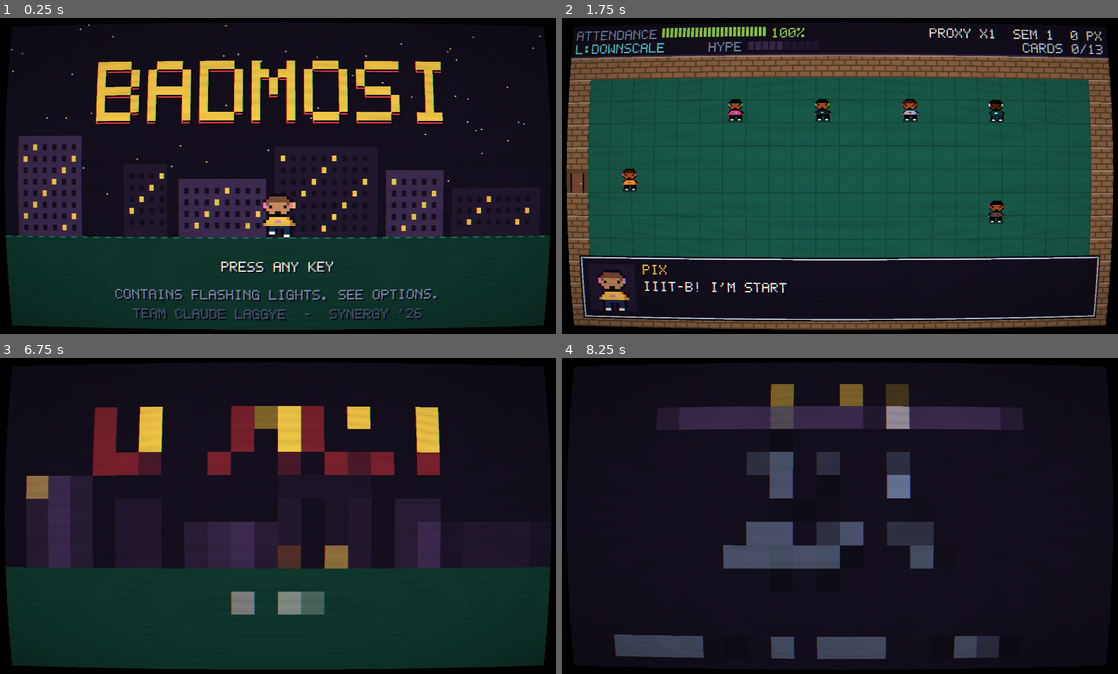
Above: before the commit, frames 1-4 (two rows, left to right).
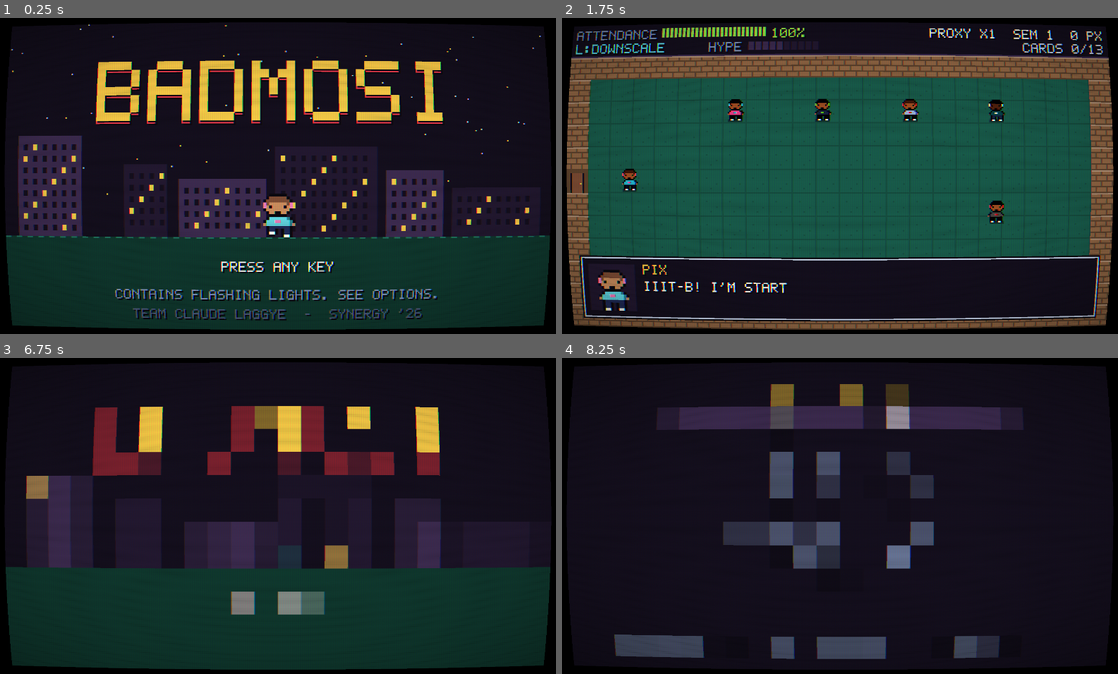
Above: after the commit, the same moments.

Repository: Paradox-73/Badmosi
Game: Godot game, scene res://scenes/main.tscn
Same seed, same stepped clock (60 frames per second), same inputs: the game is played once before the commit and once after it.
Inputs (mouse positions are in pixels of both pictures, inside the frame that each line leads up to):
- Up to frame 1 (0.25 s): no input
- Up to frame 2 (1.75 s): tap Enter at 0.5 s; move the mouse to (962, 160) at 0.52 s; hold D (right) 0.53-1.25 s; hold K (dodge) 0.53-1.25 s; click (962, 160) at 0.67 s; tap Space at 0.77, 1.25 s; tap F (fit) at 0.8 s; drag from (728, 191) to (812, 239) at 1.27 s
- Up to frame 3 (6.75 s): move the mouse to (333, 446) at 2.02 s; hold D (right) 2.03-2.75 s; hold L (special) 2.03-2.75 s; tap K (dodge) at 2.3 s; drag from (250, 579) to (111, 468) at 2.77 s; move the mouse to (444, 563) at 3.52 s; hold A (left) 3.53-4.25 s; hold K (dodge) 3.53-4.25 s; tap Space at 3.77, 6.5 s; tap L (special) at 3.8 s; tap F11 (fullscreen) at 4.15 s; tap Enter at 4.25 s; drag from (111, 468) to (194, 437) at 4.27 s; move the mouse to (305, 516) at 5.02 s; hold S (down) 5.03-5.75 s; hold L (special) 5.03-5.75 s; click (305, 516) at 5.17 s; tap F (fit) at 5.3 s; tap Escape (pause) at 5.65 s; drag from (194, 437) to (166, 531) at 5.77 s; move the mouse to (400, 500) at 6.52 s; hold W (up) from 6.53 s (still down); hold K (dodge) from 6.53 s (still down); tap Z at 6.6 s
- Up to frame 4 (8.25 s): tap Space at 6.77 s; release W (up) at 7.25 s; release K (dodge) at 7.25 s; drag from (728, 531) to (812, 579) at 7.27 s; tap Enter at 8 s; move the mouse to (895, 446) at 8.02 s; hold S (down) from 8.03 s (still down); hold L (special) from 8.03 s (still down); tap X at 8.1 s

The runs differ from the first frame. In frame 1, 0.1% of the frame differs, in the area x 47-53%, y 62-66%; in frame 2, 0.1%; in frame 3, 0.3%; in frame 4, 5.7%, in the area x 28-67%, y 29-67%.

Commit message:
Add the 21-character roster with perks, food buffs and run counters

Diff:
--- a/scripts/autoload/game.gd
+++ b/scripts/autoload/game.gd
@@ -17,6 +17,14 @@
 	{"id": "pi", "name": "PI SHIELD", "cards": 12, "cost": 6},
 ]
 
+## Short-lived boosts from campus food. Each lasts until the next club is over.
+const BUFFS := {
+	"speed": {"name": "COLD COFFEE", "desc": "+25% MOVE SPEED"},
+	"power": {"name": "TRUFFLES ORDER", "desc": "+25% FIGHT DAMAGE"},
+	"guard": {"name": "CAPPUCCINO", "desc": "-25% ATTENDANCE LOSS"},
+	"upset": {"name": "PET KHARAB", "desc": "-25% MOVE SPEED, WASHROOM BREAKS"},
+}
+
 var main: Node = null
 
 # Run state
@@ -28,6 +36,11 @@
 var hype := 0
 var special_idx := 0
 var cards := {}          # club id -> "straight" or "flipped"
+var character := "kanav" # Roster id of the player's character
+var buffs := {}          # buff id -> clubs left (see BUFFS)
+var tallies := {}        # run counters for the end-of-sem summary
+var dhairya := 100.0     # Sachan's patience meter
+var rage_t := 0.0        # seconds of Sachan's rage left
 var practice := false    # true when a club was opened from club select
 var autoplay := false    # --autoplay: scenes advance themselves, for frame captures
 
@@ -37,7 +50,7 @@
 var assist_double := false
 var opts := {
 	"music": 0.7, "sfx": 0.8, "clean_text": false, "shake": true,
-	"reduce_flash": false, "fullscreen": false, "rhythm_offset": 0, "hoodie": 0, "crt": true,
+	"reduce_flash": false, "fullscreen": false, "rhythm_offset": 0, "crt": true,
 }
 
 
@@ -116,12 +129,12 @@
 
 ## Multiplier on timing windows.
 func window_mult() -> float:
-	return [1.5, 1.0, 0.7][difficulty]
+	return [1.5, 1.0, 0.7][difficulty] * (1.0 + stat("window"))
 
 
 ## Multiplier on minigame timers.
 func time_mult() -> float:
-	return [1.5, 1.0, 0.75][difficulty]
+	return [1.5, 1.0, 0.75][difficulty] * (1.0 + stat("time"))
 
 
 func max_attackers() -> int:
@@ -139,6 +152,10 @@
 	hype = 0
 	special_idx = 0
 	cards = {}
+	buffs = {}
+	tallies = {}
+	dhairya = 100.0
+	rage_t = 0.0
 	practice = false
 	stats_changed.emit()
 
@@ -147,7 +164,13 @@
 func hurt(pct: float) -> void:
 	if assist_invincible or pct <= 0.0:
 		return
-	var loss := pct * dmg_mult() * pow(0.95, sem - 1)
+	var loss := pct * dmg_mult() * pow(0.95, sem - 1) * (1.0 - stat("guard"))
+	if has_buff("guard"):
+		loss *= 0.75
+	if quirk() == "dhairya" and rage_t <= 0.0:
+		dhairya = maxf(0.0, dhairya - loss * 2.5)
+		if dhairya <= 0.0:
+			rage_t = 6.0
 	attendance = maxf(0.0, attendance - loss)
 	stats_changed.emit()
 	if attendance <= 0.0:
@@ -166,6 +189,8 @@
 
 
 func add_pixels(n: int) -> void:
+	if n > 0:
+		n = roundi(n * (1.0 + stat("px")))
 	pixels = maxi(0, pixels + n)
 	stats_changed.emit()
 
@@ -176,7 +201,78 @@
 
 
 func player_dmg_mult() -> float:
-	return (1.0 + 0.1 * (sem - 1)) * (2.0 if assist_double else 1.0)
+	var m := (1.0 + 0.1 * (sem - 1)) * (2.0 if assist_double else 1.0) * (1.0 + stat("dmg"))
+	if has_buff("power"):
+		m *= 1.25
+	if rage_t > 0.0:
+		m *= 2.0
+	return m
+
+
+func speed_mult() -> float:
+	var m := 1.0 + stat("speed")
+	if has_buff("speed"):
+		m += 0.25
+	if has_buff("upset"):
+		m -= 0.25
+	if rage_t > 0.0:
+		m += 0.3
+	return m
+
+
+# ---------------------------------------------------------------- character
+
+func char_data() -> Dictionary:
+	return Roster.get_char(character)
+
+
+func char_name() -> String:
+	return char_data().name
+
+
+## The character's perk value for a key (see Roster), 0 if it has none.
+func stat(key: String) -> float:
+	return float(char_data().perks.get(key, 0.0))
+
+
+func quirk() -> String:
+	return char_data().get("quirk", "")
+
+
+func _process(delta: float) -> void:
+	if get_tree().paused:
+		return
+	if rage_t > 0.0:
+		rage_t -= delta
+		if rage_t <= 0.0:
+			dhairya = 100.0
+	elif quirk() == "dhairya" and dhairya < 100.0:
+		dhairya = minf(100.0, dhairya + delta)
+
+
+# ---------------------------------------------------------------- buffs and counters
+
+func add_buff(id: String, clubs := 1) -> void:
+	buffs[id] = maxi(int(buffs.get(id, 0)), clubs)
+	stats_changed.emit()
+
+
+func has_buff(id: String) -> bool:
+	return int(buffs.get(id, 0)) > 0
+
+
+## Called when a club visit ends, won or lost: every buff loses one club.
+func end_club_buffs() -> void:
+	for k in buffs.keys():
+		buffs[k] = int(buffs[k]) - 1
+		if buffs[k] <= 0:
+			buffs.erase(k)
+	stats_changed.emit()
+
+
+## Adds n to a run counter: fines, caught, flips, detained and so on.
+func tally(key: String, n := 1) -> void:
+	tallies[key] = int(tallies.get(key, 0)) + n
 
 
 func is_detained() -> bool:
@@ -245,14 +341,9 @@
 	return "FORGET IT!" if opts.clean_text else "F*** IT!"
 
 
-## Hoodie colours for Pix: [cloth, shade]. Chosen in Options.
-const HOODIES := [["gold", "orange"], ["cyan", "teal"], ["pink", "maroon"], ["lime", "green"], ["violet", "plum"], ["white", "mist"]]
-
-
+## The player character's look.
 func pix_look() -> Dictionary:
-	var h: Array = HOODIES[int(opts.get("hoodie", 0)) % HOODIES.size()]
-	return {"hair": "brown", "skin": "skin2", "cloth": h[0], "shade": h[1],
-		"accent": "pink" if h[0] != "pink" else "cyan", "pants": "navy", "shoes": "white"}
+	return char_data().look
 
 
 # ---------------------------------------------------------------- saving
@@ -261,7 +352,8 @@
 	if practice:
 		return
 	var d := {"attendance": attendance, "proxies": proxies, "pixels": pixels,
-		"credits": credits, "sem": sem, "cards": cards, "difficulty": difficulty}
+		"credits": credits, "sem": sem, "cards": cards, "difficulty": difficulty,
+		"character": character, "buffs": buffs, "tallies": tallies}
 	var f := FileAccess.open(SAVE_PATH, FileAccess.WRITE)
 	if f:
 		f.store_string(JSON.stringify(d))
@@ -285,6 +377,9 @@
 	sem = int(d.get("sem", 1))
 	cards = d.get("cards", {})
 	difficulty = int(d.get("difficulty", 1))
+	character = str(d.get("character", "kanav"))
+	buffs = d.get("buffs", {})
+	tallies = d.get("tallies", {})
 	practice = false
 	stats_changed.emit()
 	return true
--- /dev/null
+++ b/scripts/data/roster.gd
@@ -0,0 +1,149 @@
+class_name Roster
+## The Badmosi gang: every playable character, their look, their theme song,
+## and their perks. A perk is a fraction (0.15 = 15%) or, for hype, a count.
+## Positive is always good for the player; negative is a nerf.
+##
+## Perk keys:
+##   speed  - move speed            dmg    - fight damage
+##   guard  - less Attendance lost  dodge  - shorter dodge cooldown
+##   px     - more pixels earned    time   - longer minigame timers
+##   window - wider timing windows  hype   - hype at the start of each fight
+## quirk (optional): "dhairya", "phone", "cartwheel", "blackhole".
+
+const ORDER := ["aarpeet", "ivan", "dhulli", "gupta", "betala", "kaushal", "modi",
+	"sachan", "nikunj", "kanav", "jayant", "tyagi", "nirbhay", "gary",
+	"mittal", "antala", "pratham", "suryans", "bhavya", "sodhi", "gathik"]
+
+const DATA := {
+	"aarpeet": {"name": "AARPEET", "tag": "ALWAYS IN A HURRY",
+		"look": {"hair": "ink", "skin": "skin2", "cloth": "red", "shade": "maroon", "accent": "white", "pants": "navy"},
+		"perks": {"speed": 0.15, "dodge": 0.3, "guard": -0.15},
+		"theme": {"bpm": 138, "roots": [45, 41, 48, 43], "minor": [true, false, false, false], "lead": 2, "drums": "drive"}},
+	"ivan": {"name": "IVAN", "tag": "HITS FIRST, ASKS LATER",
+		"look": {"hair": "sand", "skin": "skin1", "cloth": "slate", "shade": "navy", "accent": "red", "pants": "ink"},
+		"perks": {"dmg": 0.2, "guard": 0.1, "speed": -0.1},
+		"theme": {"bpm": 126, "roots": [40, 43, 45, 38], "minor": [true, false, true, false], "lead": 2, "drums": "rock"}},
+	"dhulli": {"name": "DHULLI", "tag": "FINDS PIXELS EVERYWHERE",
+		"look": {"hair": "brown", "skin": "skin2", "cloth": "gold", "shade": "orange", "accent": "ink", "pants": "slate"},
+		"perks": {"px": 0.3, "time": 0.2, "dmg": -0.1},
+		"theme": {"bpm": 112, "roots": [43, 47, 48, 45], "minor": [false, true, false, true], "lead": 1, "drums": "soft"}},
+	"gupta": {"name": "GUPTA", "tag": "NEVER MISSES A CLASS",
+		"look": {"hair": "ink", "skin": "skin1", "cloth": "blue", "shade": "navy", "accent": "gold", "pants": "grey"},
+		"perks": {"guard": 0.2, "px": 0.15, "window": -0.15},
+		"theme": {"bpm": 104, "roots": [48, 45, 41, 43], "minor": [false, true, false, false], "lead": 1, "drums": "soft"}},
+	"betala": {"name": "BETALA", "tag": "BORN ON THE BEAT",
+		"look": {"hair": "ink", "skin": "skin3", "cloth": "violet", "shade": "plum", "accent": "lime", "pants": "ink"},
+		"perks": {"window": 0.25, "hype": 3.0, "speed": -0.1},
+		"theme": {"bpm": 120, "roots": [41, 43, 45, 45], "minor": [false, false, true, true], "lead": 2, "drums": "four"}},
+	"kaushal": {"name": "KAUSHAL", "tag": "QUICK HANDS",
+		"look": {"hair": "brown", "skin": "skin2", "cloth": "teal", "shade": "jade", "accent": "orange", "pants": "navy"},
+		"perks": {"dmg": 0.15, "speed": 0.1, "time": -0.2},
+		"theme": {"bpm": 132, "roots": [38, 41, 43, 36], "minor": [true, false, false, false], "lead": 2, "drums": "drive"}},
+	"modi": {"name": "MODI", "tag": "KNOWS A GUY FOR EVERYTHING",
+		"look": {"hair": "grey", "skin": "skin2", "cloth": "white", "shade": "mist", "accent": "orange", "pants": "brown"},
+		"perks": {"px": 0.25, "guard": 0.1, "dodge": -0.3},
+		"theme": {"bpm": 100, "roots": [43, 40, 36, 38], "minor": [false, true, false, false], "lead": 1, "drums": "rock"}},
+	"sachan": {"name": "SACHAN", "tag": "ENDLESS PATIENCE. ALMOST.",
+		"look": {"hair": "ink", "skin": "skin2", "cloth": "orange", "shade": "brown", "accent": "gold", "pants": "ink"},
+		"perks": {"guard": 0.25, "dmg": 0.1, "speed": -0.05},
+		"quirk": "dhairya",
+		"theme": {"bpm": 116, "roots": [40, 40, 36, 38], "minor": [true, true, false, false], "lead": 3, "drums": "drive"}},
+	"nikunj": {"name": "NIKUNJ", "tag": "TOPS EVERY QUIZ",
+		"look": {"hair": "brown", "skin": "skin1", "cloth": "lime", "shade": "green", "accent": "white", "pants": "slate"},
+		"perks": {"time": 0.25, "window": 0.15, "dmg": -0.15},
+		"theme": {"bpm": 108, "roots": [48, 43, 45, 41], "minor": [false, false, true, false], "lead": 1, "drums": "soft"}},
+	"kanav": {"name": "KANAV", "tag": "THE PLAN GUY",
+		"look": {"hair": "brown", "skin": "skin2", "cloth": "cyan", "shade": "teal", "accent": "pink", "pants": "navy"},
+		"perks": {"dmg": 0.1, "speed": 0.1, "hype": 2.0, "guard": -0.1},
+		"theme": {"bpm": 128, "roots": [45, 41, 43, 40], "minor": [true, false, false, true], "lead": 2, "drums": "rock"}},
+	"jayant": {"name": "JAYANT", "tag": "ZERO TO HYPE",
+		"look": {"hair": "ink", "skin": "skin3", "cloth": "pink", "shade": "maroon", "accent": "cyan", "pants": "ink"},
+		"perks": {"speed": 0.2, "hype": 2.0, "px": -0.2},
+		"theme": {"bpm": 140, "roots": [41, 43, 40, 45], "minor": [false, false, true, true], "lead": 3, "drums": "four"}},
+	"tyagi": {"name": "TYAGI", "tag": "A WALL WITH A HOODIE",
+		"look": {"hair": "ink", "skin": "skin2", "cloth": "olive", "shade": "jade", "accent": "sand", "pants": "brown"},
+		"perks": {"guard": 0.3, "hype": 1.0, "speed": -0.15},
+		"theme": {"bpm": 96, "roots": [36, 36, 41, 43], "minor": [true, true, false, false], "lead": 1, "drums": "rock"}},
+	"nirbhay": {"name": "NIRBHAY", "tag": "OPENS A BLACK HOLE",
+		"look": {"hair": "ink", "skin": "skin2", "cloth": "night", "shade": "dark", "accent": "violet", "pants": "plum"},
+		"perks": {"dmg": 0.1, "hype": 1.0, "time": -0.15},
+		"quirk": "blackhole",
+		"theme": {"bpm": 124, "roots": [38, 39, 38, 36], "minor": [true, false, true, true], "lead": 3, "drums": "drive"}},
+	"gary": {"name": "GARY", "tag": "CAN'T BE TOUCHED",
+		"look": {"hair": "gold", "skin": "skin1", "cloth": "steel", "shade": "slate", "accent": "red", "pants": "navy"},
+		"perks": {"dodge": 0.4, "speed": 0.1, "guard": -0.2},
+		"theme": {"bpm": 134, "roots": [43, 45, 41, 48], "minor": [false, true, false, false], "lead": 2, "drums": "drive"}},
+	"mittal": {"name": "MITTAL", "tag": "COUNTS EVERY PIXEL",
+		"look": {"hair": "ink", "skin": "skin1", "cloth": "sand", "shade": "tan", "accent": "navy", "pants": "slate"},
+		"perks": {"px": 0.2, "window": 0.15, "dmg": -0.1},
+		"theme": {"bpm": 110, "roots": [41, 45, 43, 48], "minor": [false, true, false, false], "lead": 1, "drums": "four"}},
+	"antala": {"name": "ANTALA", "tag": "ONE BIG SWING",
+		"look": {"hair": "ink", "skin": "skin2", "cloth": "maroon", "shade": "dark", "accent": "gold", "pants": "ink"},
+		"perks": {"dmg": 0.25, "dodge": -0.3, "window": -0.1},
+		"theme": {"bpm": 146, "roots": [40, 36, 38, 35], "minor": [true, false, false, false], "lead": 3, "drums": "drive"}},
+	"pratham": {"name": "PRATHAM", "tag": "FIRST IN, LAST OUT",
+		"look": {"hair": "brown", "skin": "skin3", "cloth": "green", "shade": "jade", "accent": "white", "pants": "navy"},
+		"perks": {"time": 0.2, "guard": 0.15, "speed": -0.1},
+		"theme": {"bpm": 106, "roots": [43, 48, 45, 41], "minor": [false, false, true, false], "lead": 1, "drums": "soft"}},
+	"suryans": {"name": "SURYANS", "tag": "SUNNY, SHARP, ON TIME",
+		"look": {"hair": "ink", "skin": "skin2", "cloth": "orange", "shade": "red", "accent": "gold", "pants": "brown"},
+		"perks": {"window": 0.2, "dmg": 0.1, "px": -0.2},
+		"theme": {"bpm": 122, "roots": [48, 47, 45, 43], "minor": [false, true, true, false], "lead": 2, "drums": "four"}},
+	"bhavya": {"name": "BHAVYA", "tag": "ONE MORE SCROLL",
+		"look": {"hair": "ink", "skin": "skin1", "cloth": "pink", "shade": "violet", "accent": "white", "pants": "navy"},
+		"perks": {"speed": 0.15, "px": 0.2, "hype": 1.0},
+		"quirk": "phone",
+		"theme": {"bpm": 118, "roots": [41, 40, 38, 36], "minor": [false, true, true, false], "lead": 2, "drums": "four"}},
+	"sodhi": {"name": "SODHI", "tag": "CARTWHEELS INTO EVERYTHING",
+		"look": {"hair": "ink", "skin": "skin2", "cloth": "lime", "shade": "olive", "accent": "red", "pants": "ink", "hat": "cap"},
+		"perks": {"speed": 0.1, "dodge": 0.2, "guard": -0.1},
+		"quirk": "cartwheel",
+		"theme": {"bpm": 136, "roots": [43, 41, 40, 38], "minor": [false, false, true, true], "lead": 3, "drums": "rock"}},
+	"gathik": {"name": "GATHIK", "tag": "HYPE MAN",
+		"look": {"hair": "brown", "skin": "skin2", "cloth": "gold", "shade": "brown", "accent": "violet", "pants": "ink", "hat": "visor"},
+		"perks": {"hype": 3.0, "dmg": 0.1, "time": -0.15},
+		"theme": {"bpm": 130, "roots": [45, 43, 41, 40], "minor": [true, false, false, true], "lead": 2, "drums": "drive"}},
+}
+
+const PERK_NAMES := {
+	"speed": "MOVE SPEED", "dmg": "FIGHT DAMAGE", "guard": "ATTENDANCE LOSS",
+	"dodge": "DODGE COOLDOWN", "px": "PIXELS EARNED", "time": "MINIGAME TIME",
+	"window": "TIMING WINDOWS", "hype": "HYPE AT FIGHT START",
+}
+
+const QUIRKS := {
+	"dhairya": ["DHAIRYA METER", "EVERY HIT DRAINS THE PATIENCE. AT ZERO: 6 S OF RAGE, DOUBLE DAMAGE."],
+	"phone": ["PHONE BUZZ", "THE PHONE BUZZES NOW AND THEN. PRESS K IN TIME TO IGNORE IT."],
+	"cartwheel": ["CARTWHEEL", "SPECIAL: CARTWHEELS THROUGH A WHOLE LINE OF ENEMIES."],
+	"blackhole": ["BLACK HOLE", "SPECIAL: OPENS A BLACK HOLE THAT PULLS EVERYONE IN."],
+}
+
+
+static func get_char(id: String) -> Dictionary:
+	return DATA.get(id, DATA["kanav"])
+
+
+## Display lines for a character's perks: [[text, good], ...], buffs first.
+static func perk_lines(id: String) -> Array:
+	var good := []
+	var bad := []
+	var perks: Dictionary = get_char(id).perks
+	for k in perks:
+		var v: float = perks[k]
+		var line := ""
+		if k == "hype":
+			line = "%+d %s" % [int(v), PERK_NAMES[k]]
+		else:
+			var shown := v
+			if k in ["guard", "dodge"]:
+				shown = -v    # less loss and a shorter cooldown are the buffs
+			line = "%+d%% %s" % [roundi(shown * 100), PERK_NAMES[k]]
+		(good if v > 0.0 else bad).append([line, v > 0.0])
+	return good + bad
+
+
+## The theme song for a character, in the same shape as Audio.SONGS entries.
+static func theme(id: String) -> Dictionary:
+	var t: Dictionary = get_char(id).theme.duplicate()
+	t["seed"] = hash(id) % 100000
+	return t
--- a/scripts/ui/options_items.gd
+++ b/scripts/ui/options_items.gd
@@ -15,8 +15,6 @@
 	if include_difficulty:
 		items.append({"text": "DIFFICULTY", "value": func(): return Game.diff_name(),
 			"change": func(d): Game.difficulty = (Game.difficulty + d + 3) % 3})
-	items.append({"text": "PIX'S HOODIE", "value": func(): return str(Game.HOODIES[int(Game.opts.hoodie) % Game.HOODIES.size()][0]).to_upper(),
-		"change": func(d): Game.opts.hoodie = (int(Game.opts.hoodie) + d + Game.HOODIES.size()) % Game.HOODIES.size(); Game.save_options()})
 	items.append({"text": "CRT FILTER", "value": func(): return onoff(Game.opts.crt),
 		"change": func(_d): Game.opts.crt = not Game.opts.crt; Game.apply_options(); Game.save_options()})
 	items.append({"text": "RHYTHM OFFSET", "value": func(): return "%d MS" % int(Game.opts.rhythm_offset),
--- a/tools/run_tests.gd
+++ b/tools/run_tests.gd
@@ -21,7 +21,8 @@
 		return true
 	_done = true
 	var G = root.get_node("Game")
-	# Attendance and difficulty.
+	# Attendance and difficulty, with a character that has no guard perk.
+	G.character = "betala"
 	G.difficulty = 1
 	G.new_run()
 	G.hurt(10.0)
@@ -40,6 +41,25 @@
 	G.hurt(50.0)
 	check(is_equal_approx(G.attendance, 100.0), "invincible assist blocks losses")
 	G.assist_invincible = false
+	# Character perks.
+	G.character = "tyagi"
+	G.attendance = 100.0
+	G.hurt(10.0)
+	check(is_equal_approx(G.attendance, 93.0), "Tyagi's guard perk cuts a 10% loss to 7%")
+	G.character = "dhulli"
+	G.pixels = 0
+	G.add_pixels(100)
+	G.add_pixels(-30)
+	check(G.pixels == 100, "Dhulli earns 30% more pixels, spending is not scaled")
+	G.add_buff("power")
+	var hit: float = G.player_dmg_mult()
+	G.end_club_buffs()
+	check(not G.has_buff("power") and G.player_dmg_mult() < hit, "a food buff lasts one club")
+	for cid in Roster.ORDER:
+		var lines: Array = Roster.perk_lines(cid)
+		var has_bad: bool = lines.any(func(l): return not l[1]) or Roster.get_char(cid).has("quirk")
+		check(lines.any(func(l): return l[1]) and has_bad, cid + " has a buff and a nerf or quirk")
+	G.character = "betala"
 	# Proxies.
 	G.new_run()
 	G.proxies = 1
Not shown, added: scripts/data/roster.gd.uid
